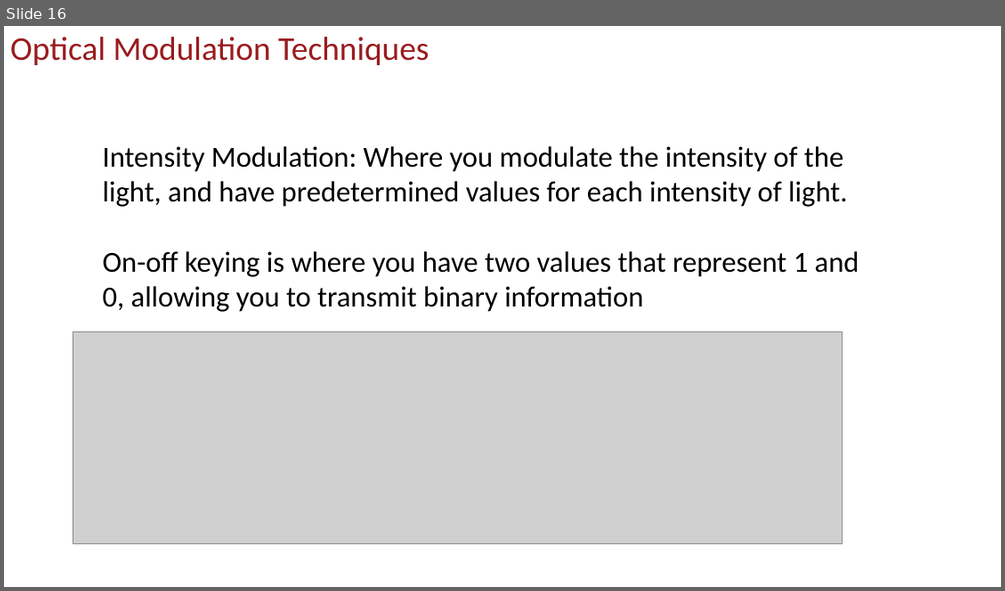
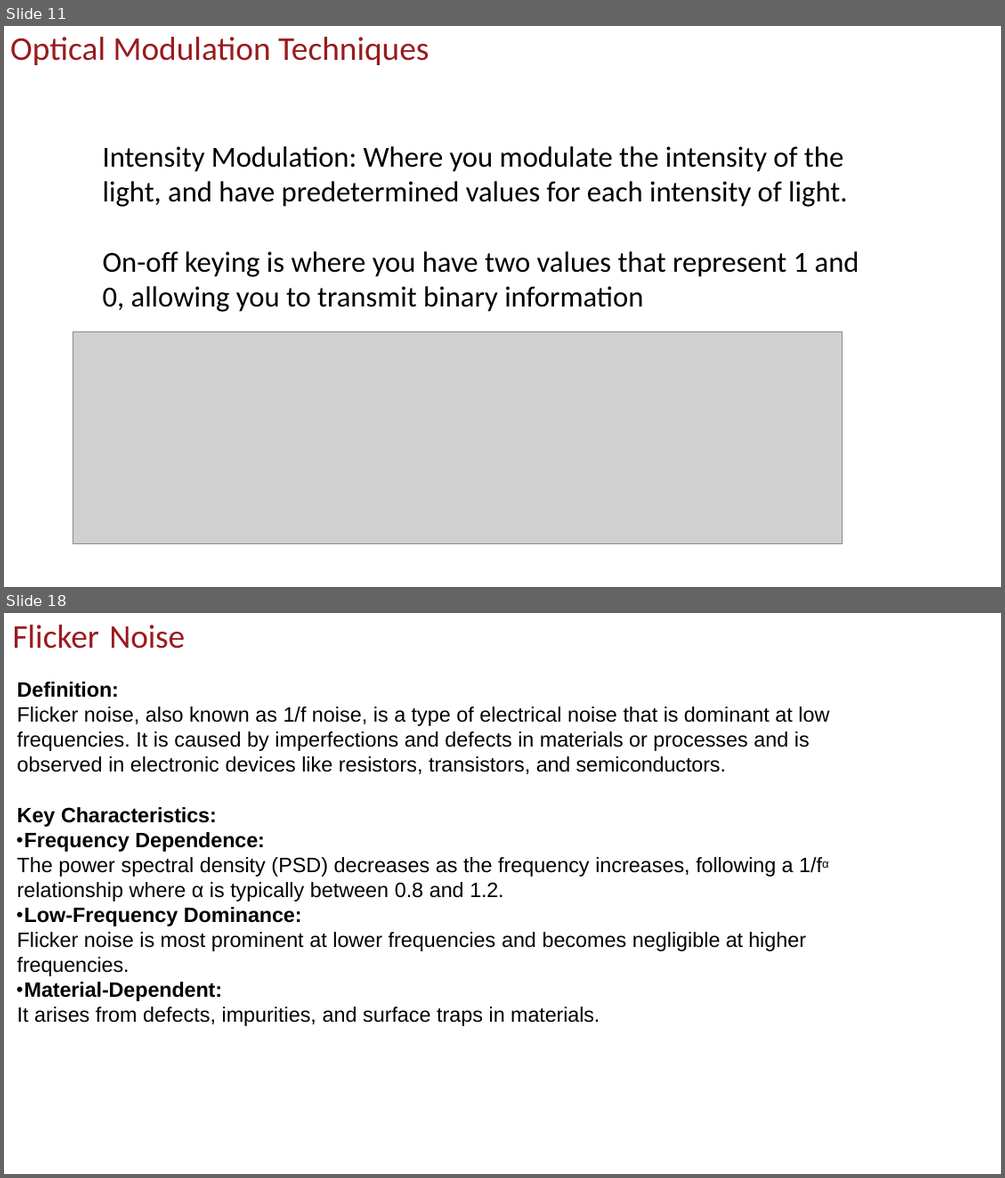
Before and after one commit to uscee105/ee105, a slide deck: assets/module-5-comm/mod-5-lecture-21-opt-comm.pptx. Shown one above the other, each under a label of ours: slide 16 before the commit, slides 11 and 18 after it; the slides between them are not shown. The pictures are 1005x591 and 1005x1178 pixels, drawn with LibreOffice and Linux fonts; fonts in the diff are those of the drawing; grey boxes stand for pictures; background and template pictures are left out. Boxes give left, top, right and bottom in pixels: in the first picture for what was removed or moved away, otherwise in the second. Text is boxed around its words. In the diff, an @@ line names an element or a change of style, - is before the commit and + after.

```diff
--- a/assets/module-5-comm/mod-5-lecture-21-opt-comm.pptx
+++ b/assets/module-5-comm/mod-5-lecture-21-opt-comm.pptx
@@ slide 18 added at [4,613,1001,1174], background #FFFFFF @@
@@ title added at [13,625,185,649], 32 pt, text #991B1E @@
+Flicker Noise
@@ text added at [17,682,829,1026], 20 pt, text #000000 @@
+Definition:
+Flicker noise, also known as 1/f noise, is a type of electrical noise that is dominant at low frequencies. It is caused by imperfections and defects in materials or processes and is observed in electronic devices like resistors, transistors, and semiconductors.
+Key Characteristics:
+• Frequency Dependence:
+The power spectral density (PSD) decreases as the frequency increases, following a 1/fα relationship where α is typically between 0.8 and 1.2.
+• Low-Frequency Dominance:
+Flicker noise is most prominent at lower frequencies and becomes negligible at higher frequencies.
+• Material-Dependent:
+It arises from defects, impurities, and surface traps in materials.
@@ what was slide 16 is now slide 11 @@
```
Also in this commit, not shown: 1 slide changed, 29 other slides added, 5 slides removed, 43 other files.
